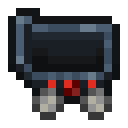
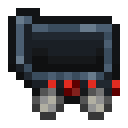
Before/after of a 128 x 128 layered artwork. What changed in the layer stack:
painted on "tungsten item" over [96, 80, 120, 96]
